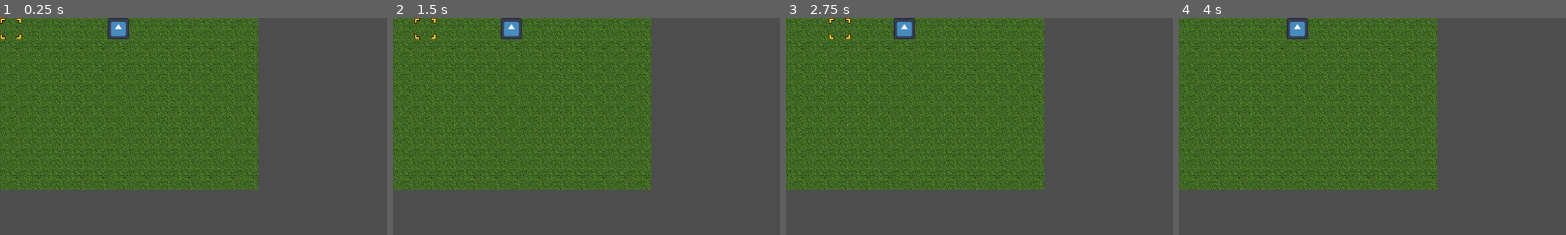
Above: before the commit, frames 1-4 (left to right).
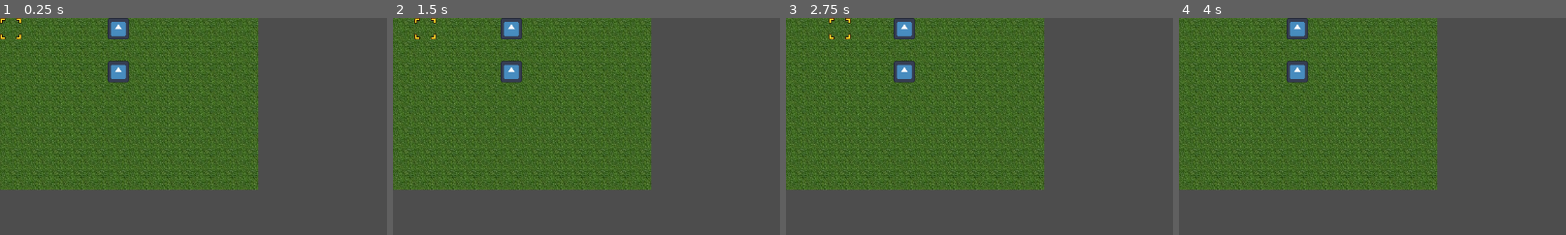
Above: after the commit, the same moments.

Repository: Gavello685/Project-Lovelace
Game: Godot game, scene res://main_node.tscn
Same seed, same stepped clock (60 frames per second), same inputs: the game is played once before the commit and once after it. The engine's default icon, where the game draws it, is replaced by a stand-in: a white triangle on a blue panel in a dark square.
Inputs:
- Up to frame 1 (0.25 s): no input
- Up to frame 2 (1.5 s): tap Enter at 0.5 s; hold Right (right) 0.53-1.28 s; hold Z (select) 0.53-1.28 s; tap Space at 1.25 s; hold X (back) from 1.28 s (still down); tap Z (select) at 1.35 s
- Up to frame 3 (2.75 s): tap Enter at 2 s; release X (back) at 2.03 s; hold Right (right) from 2.03 s (still down); hold Z (select) from 2.03 s (still down)
- Up to frame 4 (4 s): tap Space at 2.75 s; release Right (right) at 2.78 s; release Z (select) at 2.78 s; hold Up (up) 2.78-3.53 s; tap Z (select) at 2.85 s; tap Enter at 3.5 s; hold A (left) from 3.53 s (still down); hold Z (select) from 3.53 s (still down)
The pictures show only the part of the screen within x 0-50%, y 0-50%; the shares and areas given below are measured in that part.

The runs differ from the first frame. In frame 1, 0.6% of the frame differs, in the area x 27-34%, y 19-30%; in frame 2, 0.6%; in frame 3, 0.6%; in frame 4, 0.6%.

Commit message:
Added Features
Added ability to select multiple units
Added metadata id to units
Added selection toggle to selection key

Diff:
--- a/MainNode.gd
+++ b/MainNode.gd
@@ -5,7 +5,7 @@
 @onready var _Xlabel = $Node/XLabel
 @onready var _YLabel = $Node/YLabel
 @onready var _TileMap = $TileMap
-@onready var _unit = $Unit
+@onready var _units = [$Unit, $Unit2]
 var tileSize = 32
 var mapWidth = 20
 var mapHeight = 20
@@ -27,11 +27,18 @@
 	_cursorSprite.play("default")
 	_Xlabel.text = "X: " + str(xPos)
 	_YLabel.text = "Y: " + str(yPos)
-	print(_unit.unit_selected)
 	pass
 
 func _unhandled_input(event):
-	if event.is_action_pressed("select") and _unit.overlaps_body(_cursor):
-		_unit.unit_selected = true
-	elif event.is_action_pressed("back"):
-		_unit.unit_selected = false
+	for unit in _units:
+		if event.is_action_pressed("select") and unit.overlaps_body(_cursor):
+			_unit_toggle(unit)
+			print(unit.get_meta("id"))
+		elif event.is_action_pressed("back"):
+			unit.unit_selected = false
+
+func _unit_toggle(unit):
+		if !unit.unit_selected:
+			unit.unit_selected = true
+		else:
+			unit.unit_selected = false
--- a/main_node.tscn
+++ b/main_node.tscn
@@ -67,12 +67,27 @@
 [node name="Unit" type="Area2D" parent="."]
 scale = Vector2(0.25, 0.25)
 script = ExtResource("4_ao2lv")
+metadata/id = 0
 
 [node name="Sprite2D" type="Sprite2D" parent="Unit"]
 position = Vector2(704, 64)
 texture = ExtResource("7_gwk7p")
 
 [node name="CollisionShape2D" type="CollisionShape2D" parent="Unit"]
+position = Vector2(704, 64)
+shape = SubResource("RectangleShape2D_jrtkk")
+
+[node name="Unit2" type="Area2D" parent="."]
+position = Vector2(0, 64)
+scale = Vector2(0.25, 0.25)
+script = ExtResource("4_ao2lv")
+metadata/id = 1
+
+[node name="Sprite2D" type="Sprite2D" parent="Unit2"]
+position = Vector2(704, 64)
+texture = ExtResource("7_gwk7p")
+
+[node name="CollisionShape2D" type="CollisionShape2D" parent="Unit2"]
 position = Vector2(704, 64)
 shape = SubResource("RectangleShape2D_jrtkk")
 
